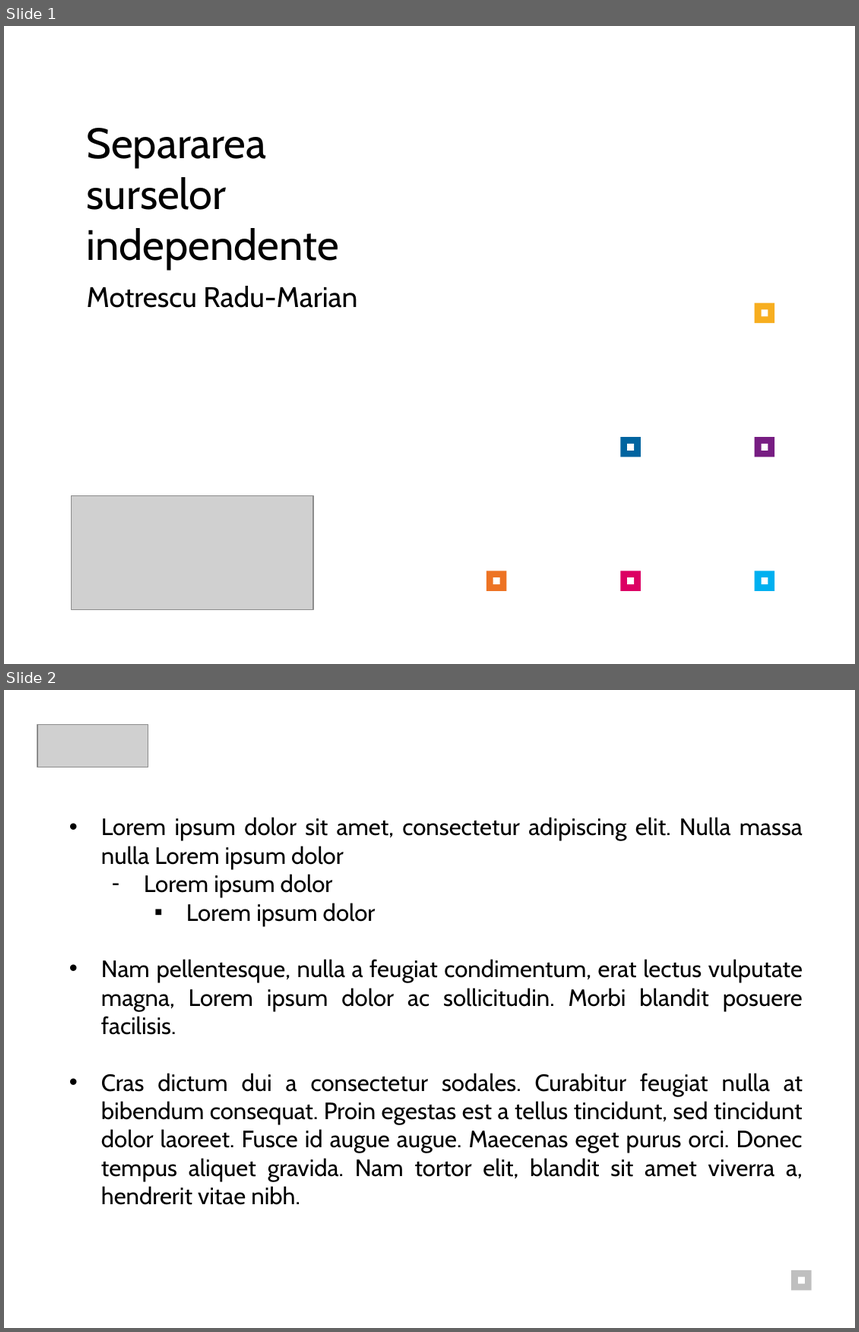
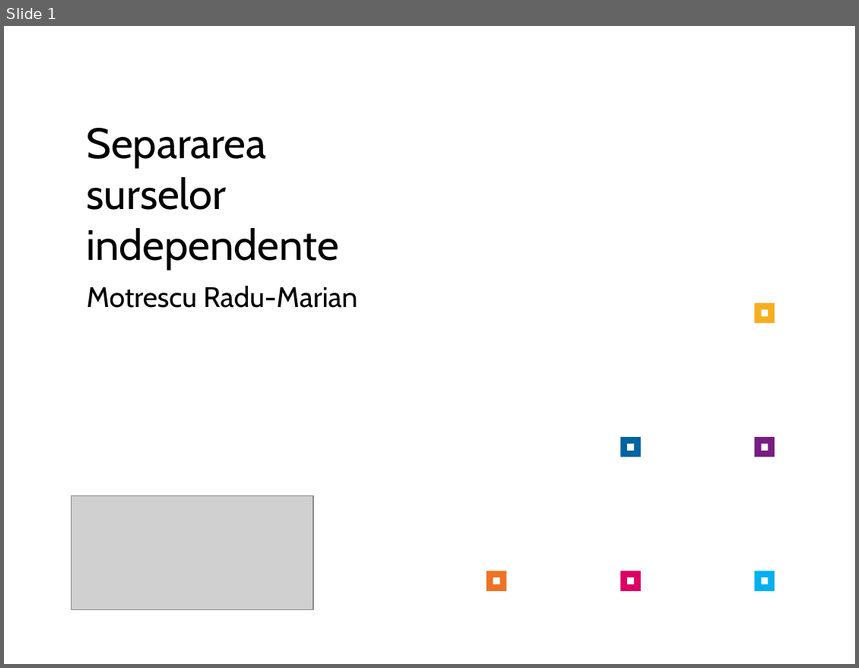
Before and after one commit to radumotrescu/Licenta-BSS, a slide deck: documentatie/prezentare_v2.pptx. Shown one above the other, each under a label of ours: slides 1 and 2 before the commit, slide 1 after it. The pictures are 859x1332 and 859x668 pixels, drawn with LibreOffice and Linux fonts; fonts in the diff are those of the drawing; grey boxes stand for pictures. Boxes give left, top, right and bottom in pixels: in the first picture for what was removed or moved away, otherwise in the second. Text is boxed around its words. In the diff, an @@ line names an element or a change of style, - is before the commit and + after.

```diff
--- a/documentatie/prezentare_v2.pptx
+++ b/documentatie/prezentare_v2.pptx
@@ slide 2 removed at [4, 690, 855, 1328], background #FFFFFF @@
@@ picture removed at [37, 724, 148, 767] @@
@@ text removed at [101, 817, 803, 1205] @@
-• Lorem ipsum dolor sit amet, consectetur adipiscing elit. Nulla massa nulla Lorem ipsum dolor
-  – Lorem ipsum dolor
-    ▪ Lorem ipsum dolor
-• Nam pellentesque, nulla a feugiat condimentum, erat lectus vulputate magna, Lorem ipsum dolor ac sollicitudin. Morbi blandit posuere facilisis.
-• Cras dictum dui a consectetur sodales. Curabitur feugiat nulla at bibendum consequat. Proin egestas est a tellus tincidunt, sed tincidunt dolor laoreet. Fusce id augue augue. Maecenas eget purus orci. Donec tempus aliquet gravida. Nam tortor elit, blandit sit amet viverra a, hendrerit vitae nibh.
@@ rectangle removed at [791, 1271, 812, 1291] @@
@@ rectangle removed at [798, 1277, 805, 1284] @@
```
Also in this commit, not shown: 8 slides added, 2 other slides removed, 7 other files.
